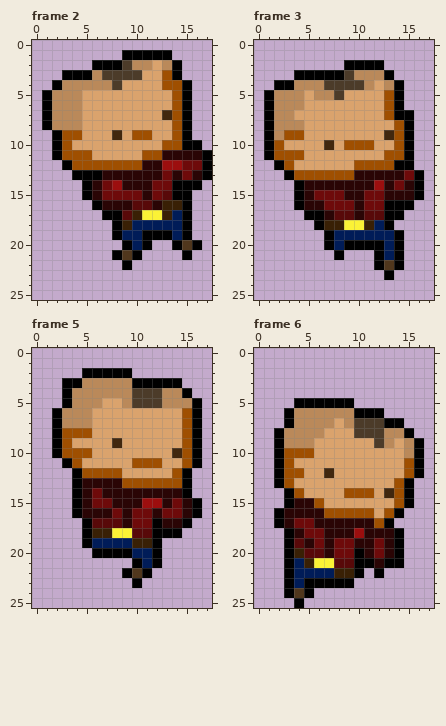
Pixel-art file -- project/assets/wip/player_skinhead_moving_1.ase. That is the earlier state.
18x26 pixels, 6 frames. Shown: frame 2, frame 3, frame 5, frame 6. The commit also changed other frames, which this record leaves out.
Once edited:
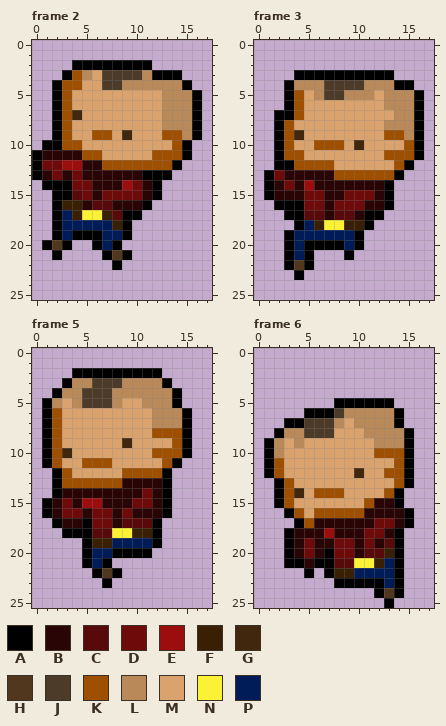
Palette (. is transparent): A #000000  B #2a0505  C #580909  D #6e0a0a  E #9c0e0e  F #392005  G #41270e  H #50371d  J #4c3b29  K #9f4f00  L #ba895a  M #daa36d  N #fbf236  P #001c58
The exact change:
Changed rows in their new state; - is an unchanged pixel.
Frame 2:
first column x 0:
 1 ---------.....----
 2 ----AA---AAA...---
 3 ----KLM----LAA----
 4 ---KKMMJ-LLLLLL---
 5 -.AKM--------LLLA-
 6 -.AKM--------LLLA-
 7 -.AKG--------LLLA-
 8 -.AKM--------LLLA-
 9 ----M-KKMGMM-K-LA-
10 -A--K--------M--.-
11 ABBBB-K----M-KKA..
12 ADDEEBB----KKKA...
13 ABDBDBB----AAA....
14 -AAADD-BBED-A....-
15 --AACD------A...--
16 --AFFBCC--BA....--
17 --APFNNFCAA.....--
18 --APPPPPFA......--
19 --APAAAPPA......--
20 -AHA--APA...--...-
21 --A----AHA.----.--
22 --------A.--------
Frame 3:
first column x 1:
 2 --------....----
 3 --------AAAA----
 4 -.---------L--A-
 5 ..AK--J-LLL-LLLA
 6 ..AK--------LLLA
 7 .AAK--------MLLA
 8 .AKM--------LLLA
 9 .A-G--------K-LA
10 .AK--KKKMGM--MKA
11 .A------------KA
12 --AKKKK--MMMMK--
13 ADBBBBB--KKKKA..
14 ABDBE------BA...
15 ABBBD-BBDD-BA...
16 -AA-DDB--DBB-..-
17 --AACC----AA..--
18 ---APFNNFFA..---
19 --APPPP--A....--
20 --APAA-AP-....--
21 --APA--.A--...--
22 --AHA------...--
23 ---A--------.---
Frame 5:
first column x 1:
 2 ---A-----AAA----
 3 ---L-JJJ-LLL-.--
 4 -AL-JJJ--LLL-A.-
 5 ALM-JJJLMMLL-A..
 6 AKMMM------LLLA.
 7 AKMMM------LLLA.
 8 AKMMM------KKKA.
 9 AKM----MG----KA.
10 AKGMM------KKKA.
11 AKMMKKK--MMMKA..
12 -AKMMMMMKKKKA..-
13 -AKKKKKKBBBBA..-
14 -ABB-B----D-A..-
15 ABDBEEB--DDBA...
16 ABDD-DDBDBB-A...
17 -ABB-DDBCCC-...-
18 --AA-CC--FF-..--
19 -----FF--PP-----
20 ----APP--AA.----
21 ----APA--...----
22 -----AHA...-----
23 ------A--.------
Frame 6:
first column x 1:
 5 ---....--AAAA---
 6 --..AAAJ-LLLLA--
 7 ---AJJJLMLLLL---
 8 ----JJJ--MLL----
 9 ALM-M------L-LA.
10 ALMMM------KKKA.
11 AKM----------KA.
12 AKMM--M--G--KKA.
14 -AKG-KKKMMM-KA.-
15 -AKMMM----KBBA.-
16 -.AKMK----BBBBA-
17 -..AK------DDBA-
18 ----BBE--BDD----
19 ---BDB----DBC---
20 ---BDBA--BCCF---
21 ---ABAA--NNFP---
22 --..A.A--PPPPA--
23 --.....--AAAPA--
24 --...------AHA--
25 ---.--------A---
